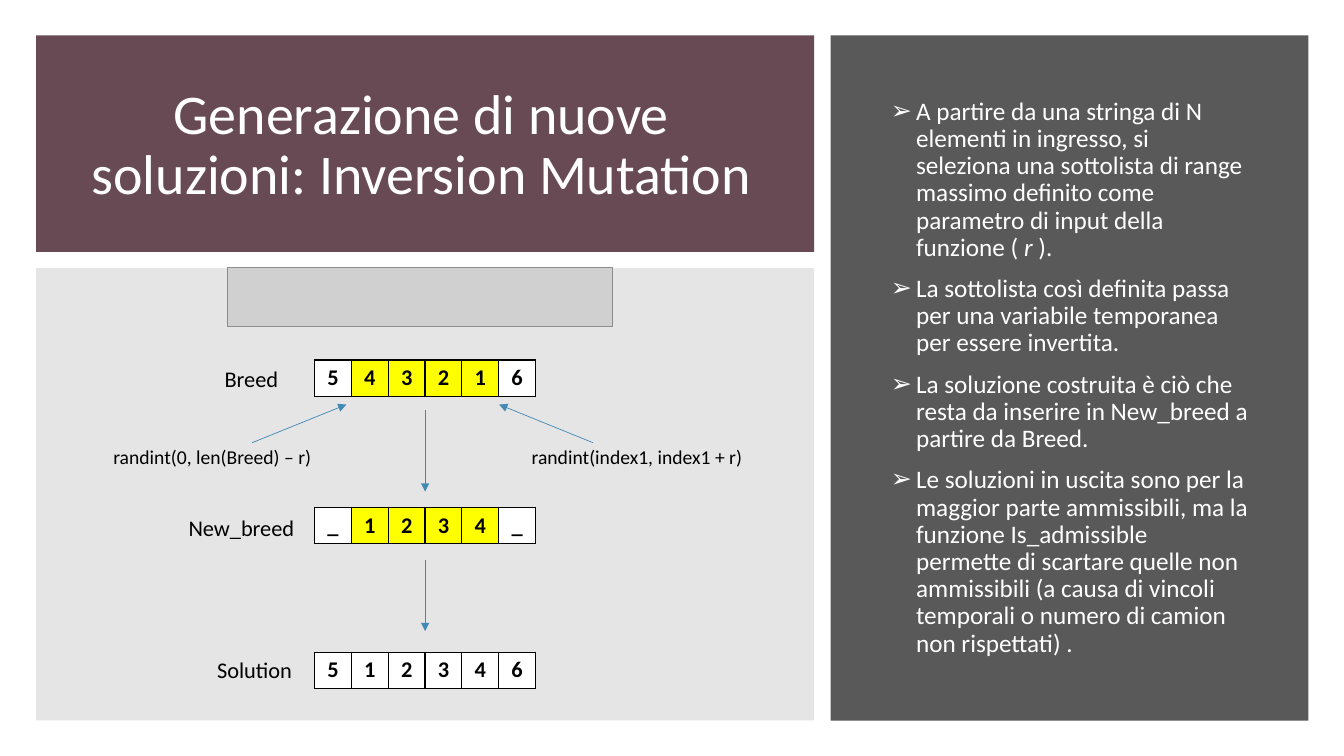
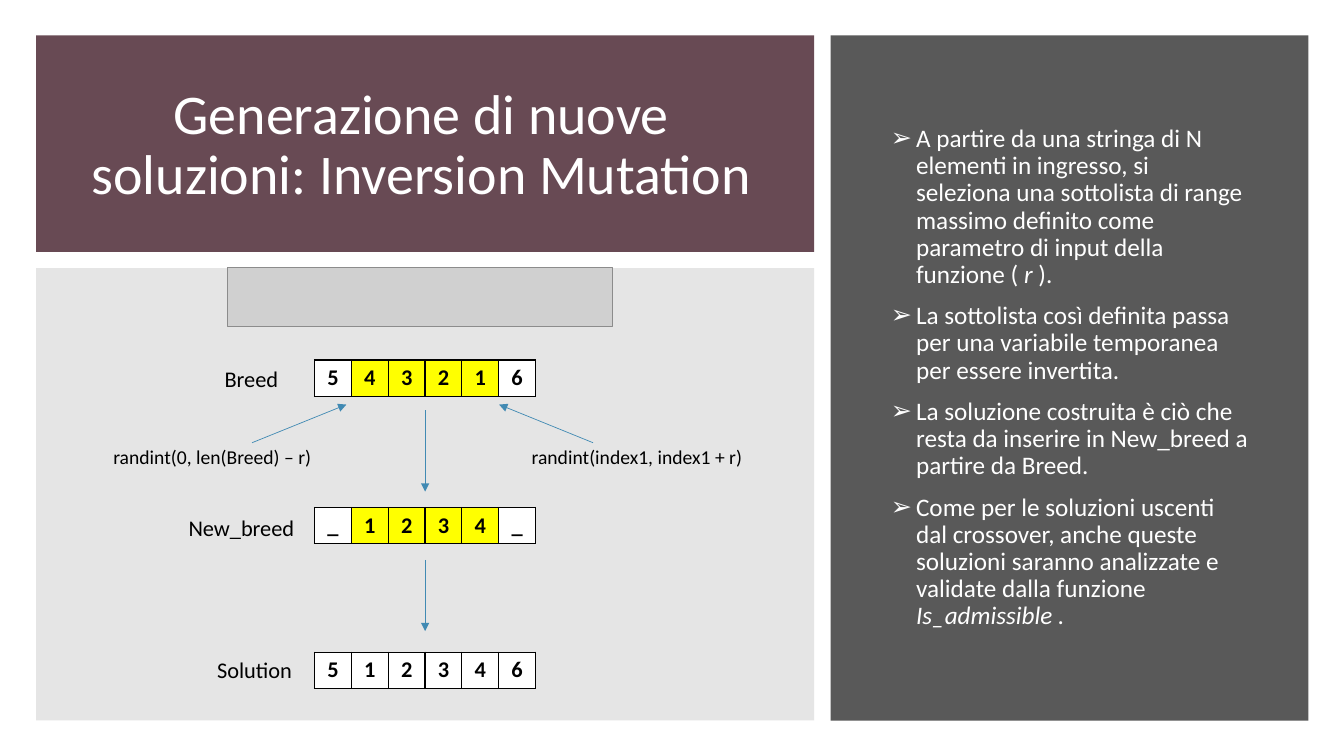
Before and after one commit to gdr-98/Greedy-heuristics-and-genetic-algorithm-for-a-CVRPTW-problem-resolution-, a slide deck: slide 20 of Power_point_nik.pptx (slide 23 before the commit). Drawn at 1344x756 pixels with LibreOffice and Linux fonts; fonts in the diff are those of the drawing; grey boxes stand for pictures. Boxes give left, top, right and bottom in pixels: in the first picture for what was removed or moved away, otherwise in the second. Text is boxed around its words. In the diff, an @@ line names an element or a change of style, - is before the commit and + after.

```diff
--- a/Power_point_nik.pptx
+++ b/Power_point_nik.pptx
@@ text at [916,498,1219,628]: text changed @@
-➢ Le soluzioni in uscita sono per la maggior parte ammissibili, ma la funzione Is_admissible permette di scartare quelle non ammissibili (a causa di vincoli temporali o numero di camion non rispettati) .
+➢ Come per le soluzioni uscenti dal crossover, anche queste soluzioni saranno analizzate e validate dalla funzione Is_admissible .
```
Also in this commit, not shown: 14 other slides changed, 7 slides added, 3 slides removed.
